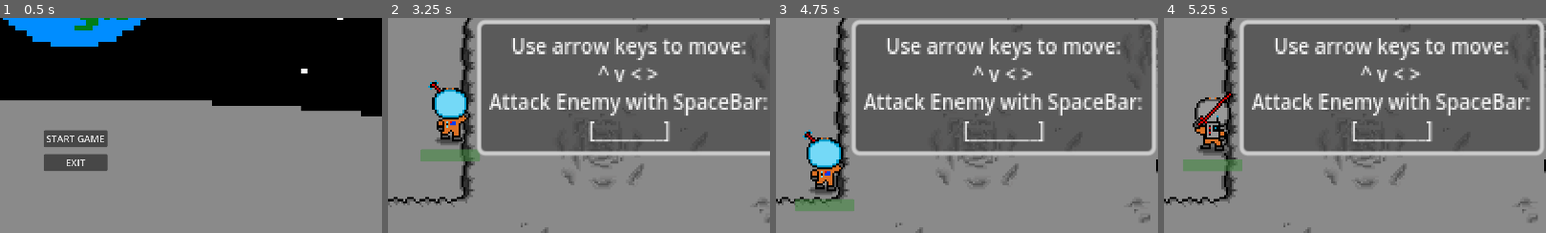
Above: before the commit, frames 1-4 (left to right).
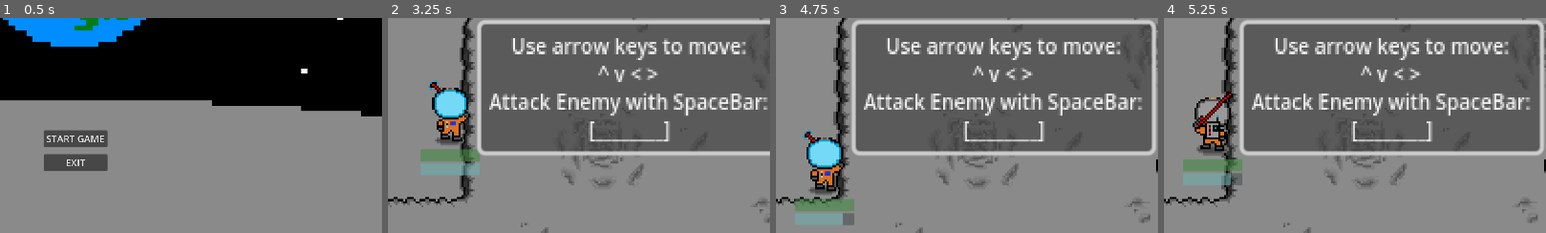
Above: after the commit, the same moments.

Repository: JoelAWinter/Joels-SpaceBoiz-GitHub-Repository
Game: Godot game, scene res://scenes/main menu/main_menu.tscn
Two runs of this game, one before a commit and one after it. Both use one fixed random seed, a clock stepped at 60 frames per second and the inputs below.
Inputs:
- Up to frame 1 (0.5 s): no input
- Up to frame 2 (3.25 s): click "START GAME" at 0.5 s; click "Objectives: - Explore map - K…" at 1.25 s; click "Use arrow keys to move: ^ v <…" at 2 s; hold Right (ui_right) from 2.78 s (still down); tap Space (attack) at 2.85 s
- Up to frame 3 (4.75 s): release Right (ui_right) at 3.53 s; hold Down (ui_down) 3.53-4.28 s; tap Space (attack) at 3.6, 4.35 s; hold Right (ui_right) from 4.28 s (still down)
- Up to frame 4 (5.25 s): release Right (ui_right) at 5.03 s; hold Up (ui_up) from 5.03 s (still down); tap Space (attack) at 5.1 s
The pictures show only the part of the screen within x 40-90%, y 45-95%; the shares and areas given below are measured in that part.

Frame 1 is identical in both runs. In frame 2, 0.1% of the frame differs, in the area x 19-23%, y 67-74%; in frame 3, 0.2%; in frame 4, 0.3%, in the area x 15-21%, y 72-78%.

Commit message:
oxygen bar
oxygen bar goes down 20 points every 4 seconds and when player collects oxygen tank it goes up 20 points. if runs out of oxygen player dies/loses level

Diff:
--- a/7DIT-2D-Godot-SpaceBoiz/Joels-SpaceBoiz-Godot-Game/scenes/player.tscn
+++ b/7DIT-2D-Godot-SpaceBoiz/Joels-SpaceBoiz-Godot-Game/scenes/player.tscn
@@ -367,8 +367,22 @@
 [node name="deal_attack_timer" type="Timer" parent="."]
 wait_time = 0.5
 
+[node name="oxygenbar" type="ProgressBar" parent="."]
+modulate = Color(0.603922, 0.94902, 0.94902, 1)
+offset_left = -15.0
+offset_top = 19.0
+offset_right = 285.0
+offset_bottom = 79.0
+scale = Vector2(0.1, 0.1)
+show_percentage = false
+
+[node name="oxygentimer" type="Timer" parent="."]
+wait_time = 4.0
+autostart = true
+
 [connection signal="body_entered" from="player_hitbox" to="." method="_on_player_hitbox_body_entered"]
 [connection signal="body_exited" from="player_hitbox" to="." method="_on_player_hitbox_body_exited"]
 [connection signal="timeout" from="attack_cooldown" to="." method="_on_attack_cooldown_timeout"]
 [connection signal="timeout" from="regin_timer" to="." method="_on_regin_timer_timeout"]
 [connection signal="timeout" from="deal_attack_timer" to="." method="_on_deal_attack_timer_timeout"]
+[connection signal="timeout" from="oxygentimer" to="." method="_on_oxygentimer_timeout"]
--- a/7DIT-2D-Godot-SpaceBoiz/Joels-SpaceBoiz-Godot-Game/script/global.gd
+++ b/7DIT-2D-Godot-SpaceBoiz/Joels-SpaceBoiz-Godot-Game/script/global.gd
@@ -1,4 +1,4 @@
 extends Node
 
-var oxygen_bar = 0
+var oxygen_bar = 100
 var player_current_attack = false
--- a/7DIT-2D-Godot-SpaceBoiz/Joels-SpaceBoiz-Godot-Game/script/oxygentank.gd
+++ b/7DIT-2D-Godot-SpaceBoiz/Joels-SpaceBoiz-Godot-Game/script/oxygentank.gd
@@ -7,7 +7,7 @@
 func _on_body_entered(body):
 	if body.name == "player":
 		anim.play("Collected")
-		global.oxygen_bar += 1
+		global.oxygen_bar += 20
 		print(global.oxygen_bar)
 		await anim.animation_finished
 		queue_free()
--- a/7DIT-2D-Godot-SpaceBoiz/Joels-SpaceBoiz-Godot-Game/script/player.gd
+++ b/7DIT-2D-Godot-SpaceBoiz/Joels-SpaceBoiz-Godot-Game/script/player.gd
@@ -8,8 +8,10 @@
 var health = 100
 var player_alive = true
 var attack_ip = false
+var oxygen = 100
 
 func _physics_process(delta):
+	update_oxygen()
 	player_movement(delta)
 	update_health()
 	enemy_attack()
@@ -139,3 +141,17 @@
 	$deal_attack_timer.stop()
 	global.player_current_attack = false
 	attack_ip = false
+
+func update_oxygen():
+	var oxygenbar = $oxygenbar
+	oxygenbar.value = global.oxygen_bar
+
+func _on_oxygentimer_timeout():
+	if global.oxygen_bar <= 100:
+		global.oxygen_bar = global.oxygen_bar - 20
+		if global.oxygen_bar > 100:
+			global.oxygen_bar = 100
+	if global.oxygen_bar <= 0:
+		global.oxygen_bar = 0
+		player_alive = false
+		get_tree().change_scene_to_file("res://scenes/main menu/main_menu.tscn")
